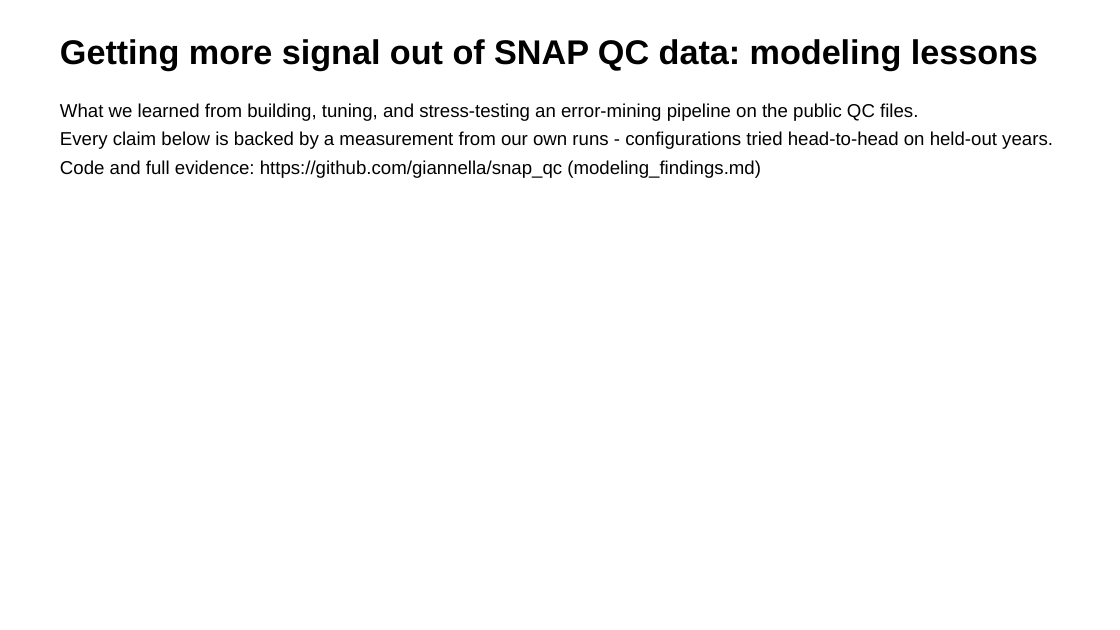
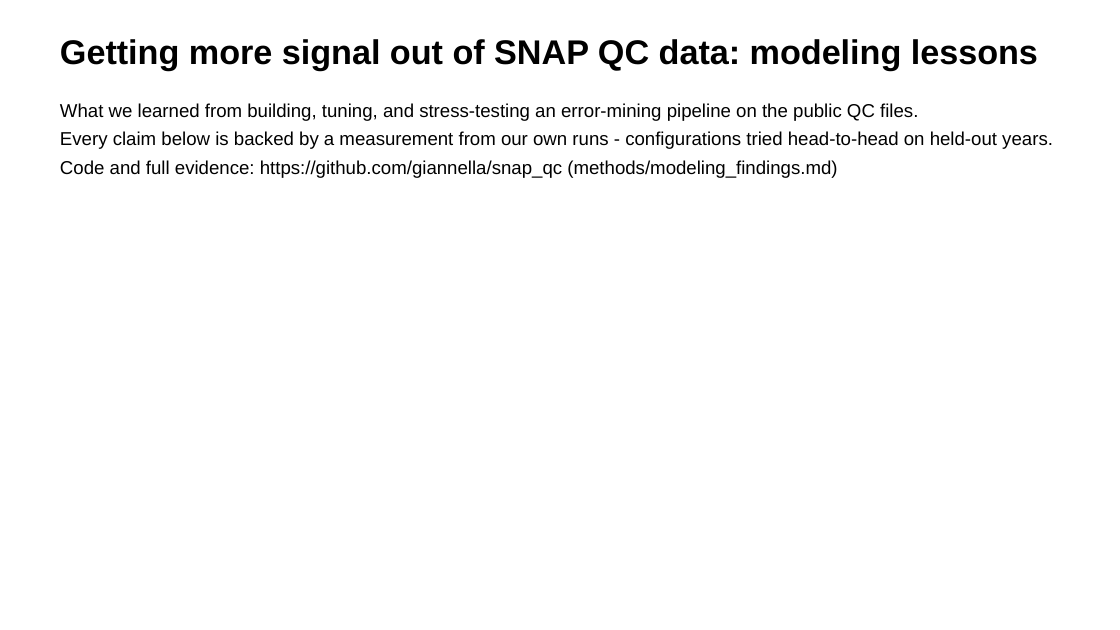
Before and after one commit to giannella/snap_qc, a slide deck: slide 1 of lessons_getting_more_signal_from_snap_qc_data.pptx. Drawn at 1120x630 pixels with LibreOffice and Linux fonts; fonts in the diff are those of the drawing. Boxes give left, top, right and bottom in pixels: in the first picture for what was removed or moved away, otherwise in the second. Text is boxed around its words. In the diff, an @@ line names an element or a change of style, - is before the commit and + after.

```diff
--- a/lessons_getting_more_signal_from_snap_qc_data.pptx
+++ b/lessons_getting_more_signal_from_snap_qc_data.pptx
@@ text at [60,160,837,178]: text changed @@
-Code and full evidence: https://github.com/giannella/snap_qc (modeling_findings.md)
+Code and full evidence: https://github.com/giannella/snap_qc (methods/modeling_findings.md)
```
Also in this commit, not shown: 1 slide added, 1 other file.
